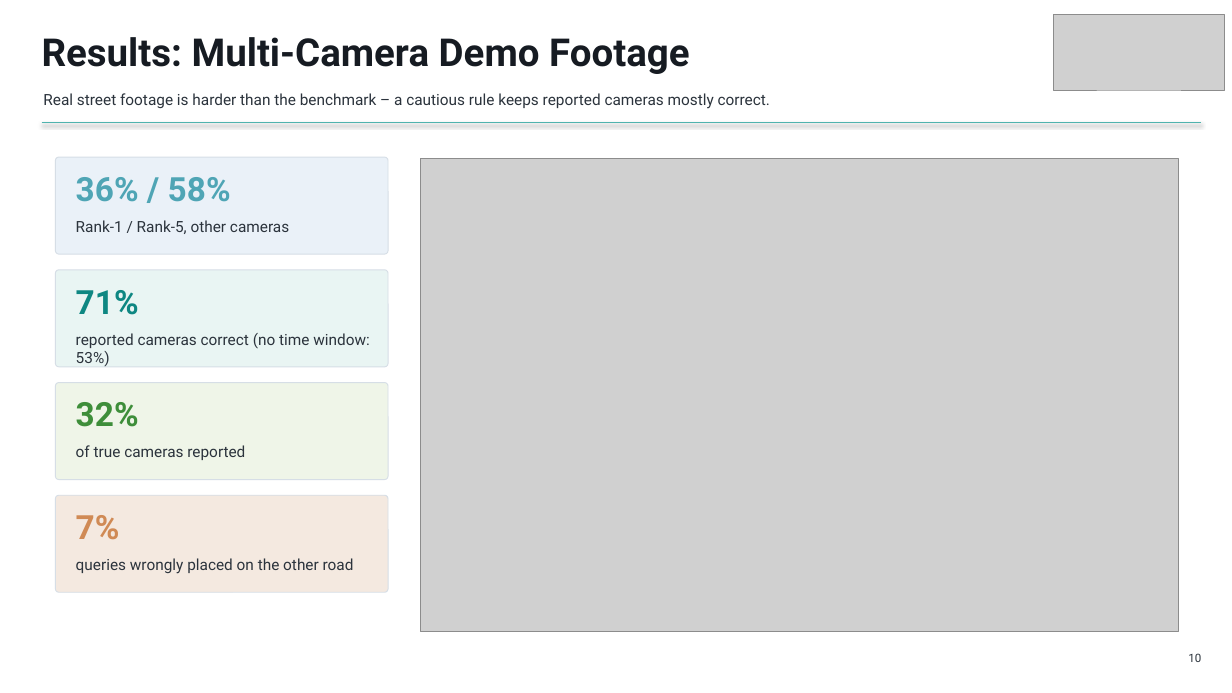
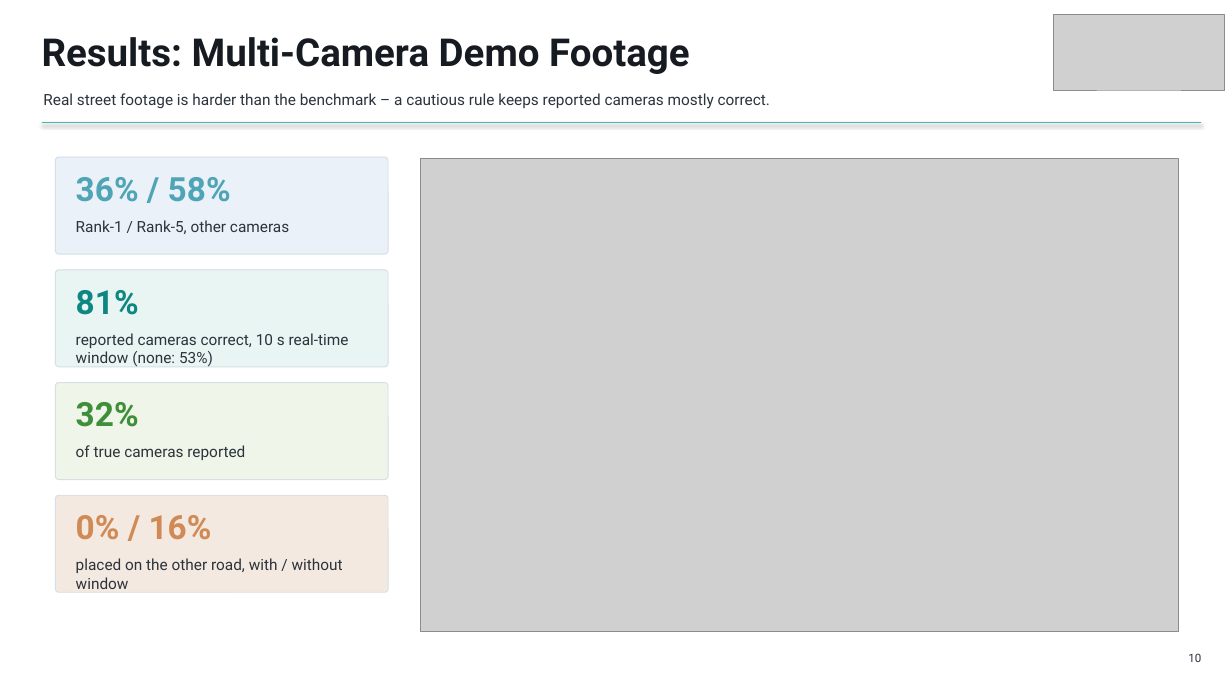
Before and after one commit to GurneetKB/V-Trace, a slide deck: slide 10 of deliverables/V-Trace_Final_Presentation.pptx. Drawn at 1232x693 pixels with LibreOffice and Linux fonts; fonts in the diff are those of the drawing; grey boxes stand for pictures. Boxes give left, top, right and bottom in pixels: in the first picture for what was removed or moved away, otherwise in the second. Text is boxed around its words. In the diff, an @@ line names an element or a change of style, - is before the commit and + after.

```diff
--- a/deliverables/V-Trace_Final_Presentation.pptx
+++ b/deliverables/V-Trace_Final_Presentation.pptx
@@ text at bbox=[76, 290, 139, 315]: text changed @@
-71%
+81%
@@ text at bbox=[76, 333, 349, 367]: text changed @@
-reported cameras correct (no time window: 53%)
+reported cameras correct, 10 s real-time window (none: 53%)
@@ text at bbox=[76, 515, 212, 540]: text changed @@
-7%
+0% / 16%
@@ text at bbox=[76, 558, 343, 589]: text changed @@
-queries wrongly placed on the other road
+placed on the other road, with / without window
```
Also in this commit, not shown: 7 other slides changed, 27 other files.
